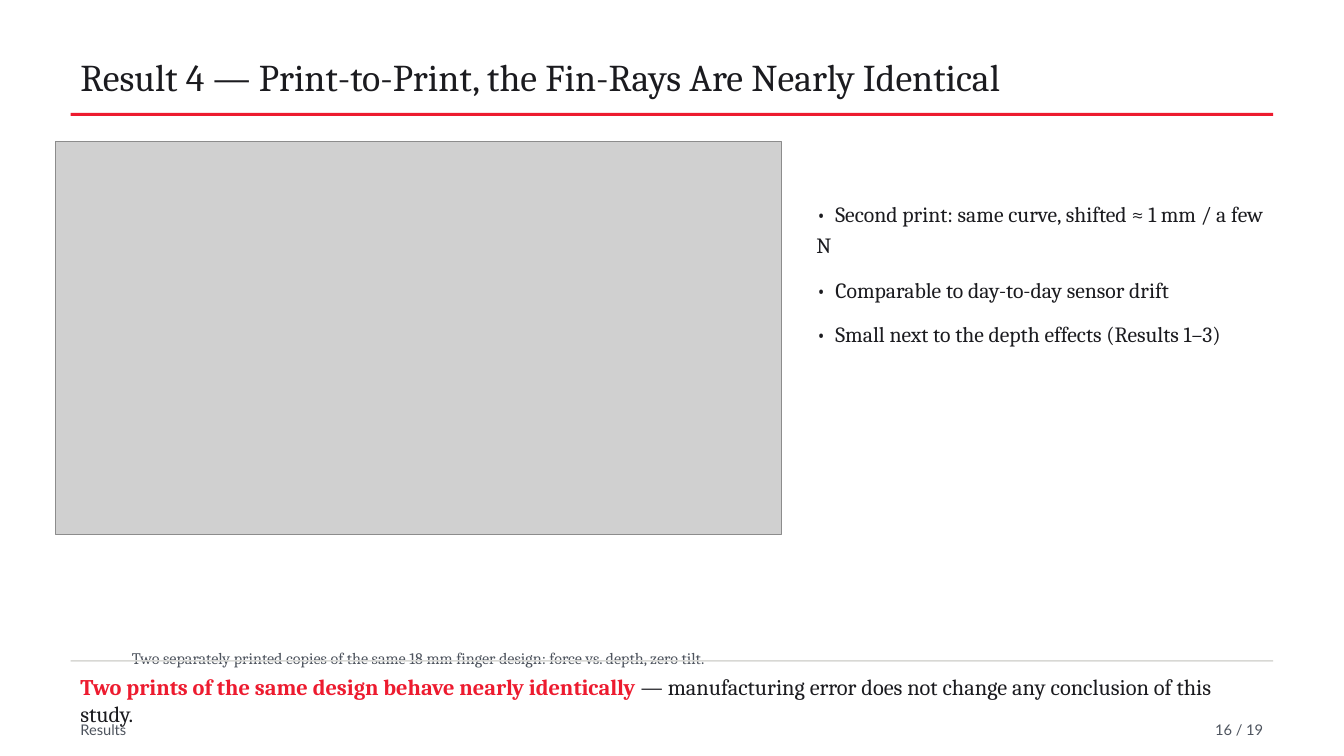
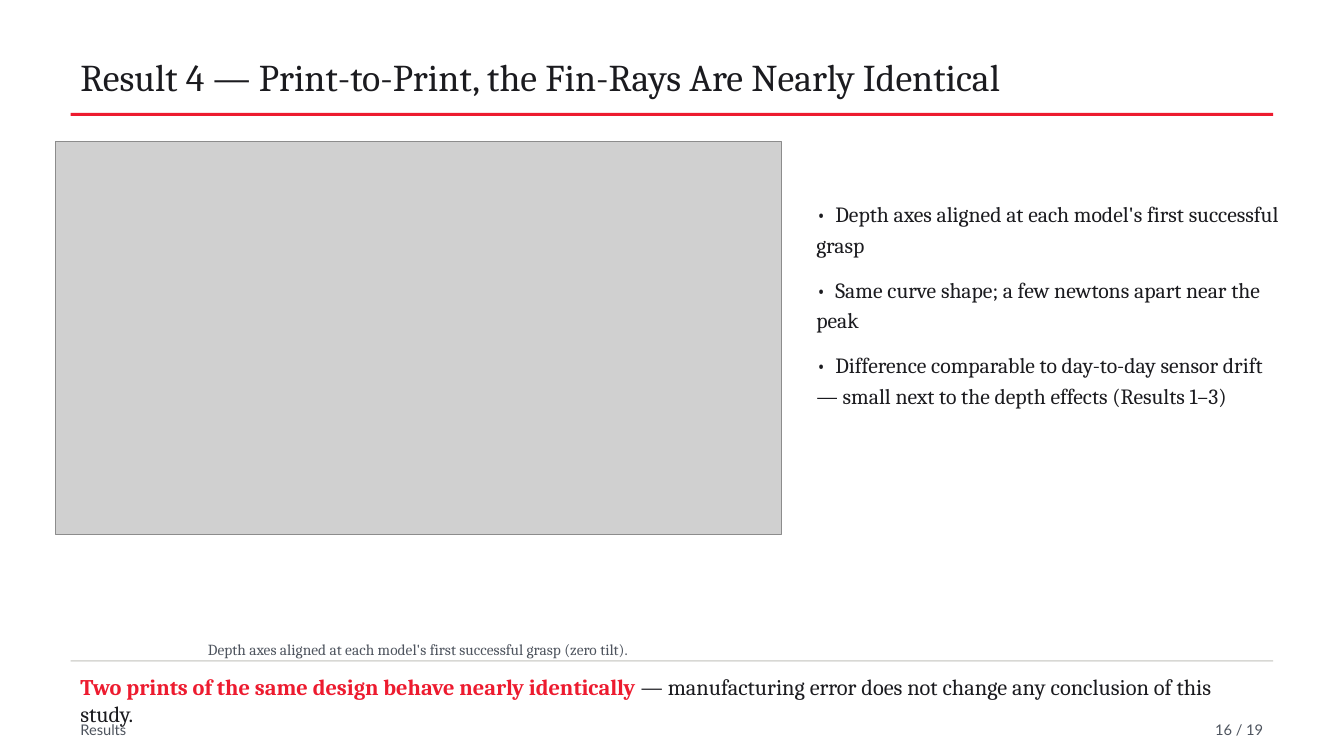
Before and after one commit to SNI22/crucible_lite, a slide deck: slide 16 of docs/seminar/MECH609_seminar.pptx. Drawn at 1344x756 pixels with LibreOffice and Linux fonts; fonts in the diff are those of the drawing; grey boxes stand for pictures. Boxes give left, top, right and bottom in pixels: in the first picture for what was removed or moved away, otherwise in the second. Text is boxed around its words. In the diff, an @@ line names an element or a change of style, - is before the commit and + after.

```diff
--- a/docs/seminar/MECH609_seminar.pptx
+++ b/docs/seminar/MECH609_seminar.pptx
@@ text at (x1=816, y1=206, x2=1279, y2=409): text changed @@
-• Second print: same curve, shifted ≈ 1 mm / a few N
-• Comparable to day-to-day sensor drift
-• Small next to the depth effects (Results 1–3)
+• Depth axes aligned at each model's first successful grasp
+• Same curve shape; a few newtons apart near the peak
+• Difference comparable to day-to-day sensor drift — small next to the depth effects (Results 1–3)
@@ text at (x1=208, y1=644, x2=628, y2=659): text changed; size 11.5 to 11 pt @@
-Two separately printed copies of the same 18 mm finger design: force vs. depth, zero tilt.
+Depth axes aligned at each model's first successful grasp (zero tilt).
```
Also in this commit, not shown: 2 other files.
